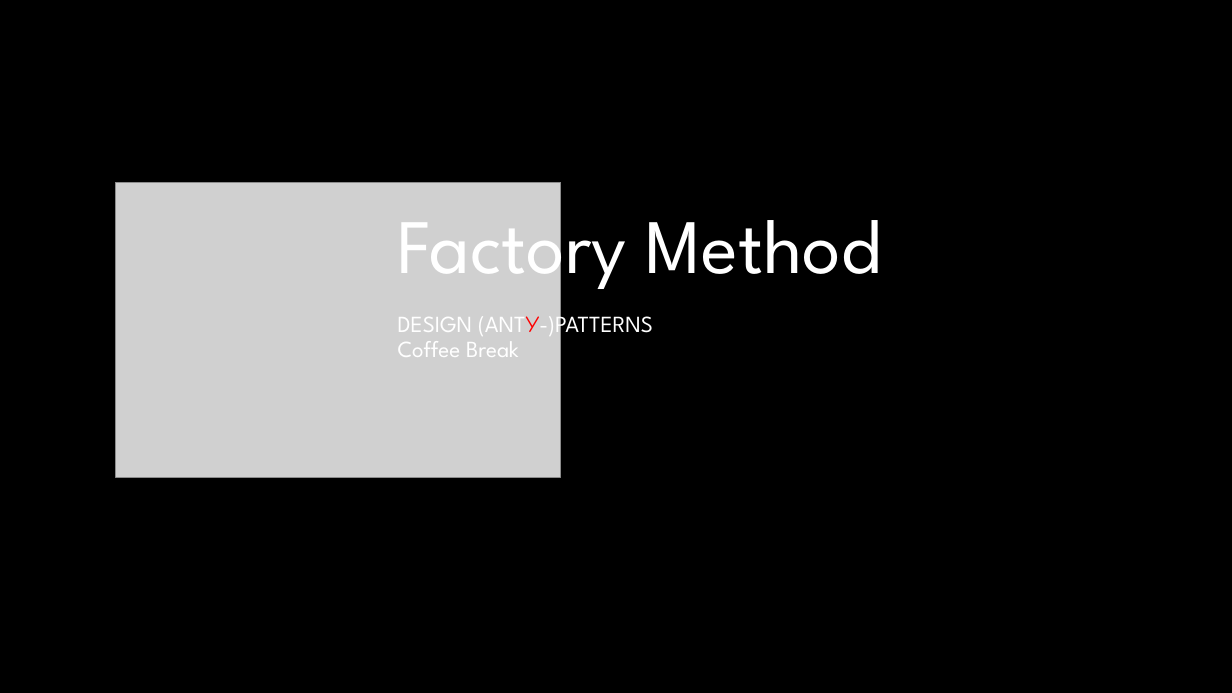
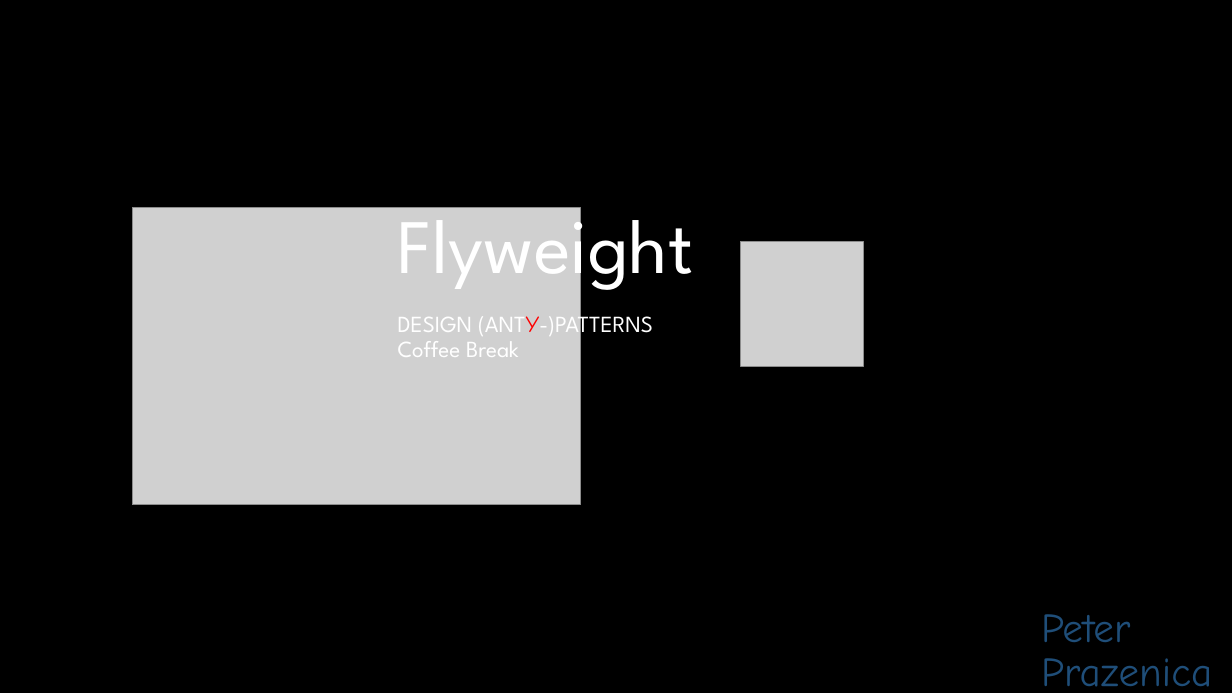
Before and after one commit to szabogabriel/DesignPatterns, a slide deck: slide 1 of Presentations/23 - Design Patterns - Flyweight.pptx. Drawn at 1232x693 pixels with LibreOffice and Linux fonts; fonts in the diff are those of the drawing; grey boxes stand for pictures; background and template pictures are left out. Boxes give left, top, right and bottom in pixels: in the first picture for what was removed or moved away, otherwise in the second. Text is boxed around its words. In the diff, an @@ line names an element or a change of style, - is before the commit and + after.

Commit message:
Flyweight

```diff
--- a/Presentations/23 - Design Patterns - Flyweight.pptx
+++ b/Presentations/23 - Design Patterns - Flyweight.pptx
@@ picture moved from (x1=115, y1=182, x2=561, y2=477) to (x1=132, y1=208, x2=580, y2=505) @@
@@ title at (x1=398, y1=196, x2=694, y2=357): text changed @@
-Factory Method
-DESIGN (ANTY-)PATTERNS
-Coffee Break
+Flyweight
+DESIGN (ANTY-)PATTERNS
+Coffee Break
@@ picture added at (x1=741, y1=241, x2=864, y2=367) @@
@@ text added at (x1=1041, y1=614, x2=1212, y2=687), 32 pt, text #1F4E79 @@
+Peter Prazenica
```
Also in this commit, not shown: 2 other slides changed, 39 slides added, 28 slides removed.
